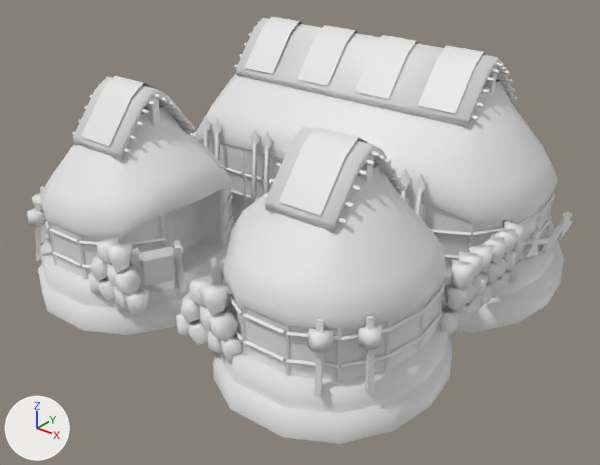
An edit to the COLLADA model art/meshes/structural/mapuche/barracks.dae, drawn before and after from the same camera.
One viewpoint serves both versions: a 50 mm camera at (21.0, -25.1, 16.7) aimed at (0.5, 0.6, 0.8). Lighting does not change. The marker at lower left points along +X, +Y and +Z. The first picture is the older version. Where no turn or scale is listed for an object, it has been applied to the vertices.

In view in the first picture: 'barracks'.
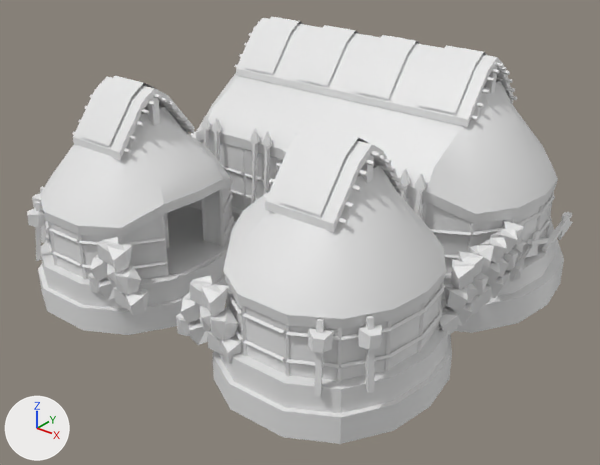
Where the newer file only moved an object's origin or applied its transform, the numbers keep the older frame.

Edits to the bpy script that builds the scene:
```text
Change me_esfera_6061:
    used by ob_barracks; location = (0.0, 0.0, 0.0)
    remove me_esfera_6061.from_pydata(...)  # 3109 vertices, 4478 faces; spans x -10.0..9.8, y -8.0..11.3, z -2.0..8.5
    add me_esfera_6061.from_pydata(...)  # 3139 vertices, 4702 faces; spans x -10.0..9.8, y -8.0..11.3, z -2.0..8.5
    me_esfera_6061 part 1: 12 loose pieces with 80 vertices, spanning x -2.2..2.2, y -6.9..-4.8, z -0.1..2.0, are deleted
    me_esfera_6061 part 2
    2 vertices are removed from x -3.1..3.1, y -3.4, z 0.2
    10 faces are deleted
    106 vertices are added at x -9.0..8.9, y -7.3..10.5, z 0.2..3.5
    6 new vertices lie (-1.0, 0.0, 0.0) away from vertices in x 3.1, y -5.2..-1.6, z 0.2..3.1
    330 new faces join them
```

Boxes [x1, y1, x2, y2] around the edits, measured in the pictures (600 x 465 px):
part 1 of me_esfera_6061, deleted: before [130, 240, 226, 307]
part 2 of me_esfera_6061, cut back (mostly hidden afterwards): before [164, 200, 204, 249]; after [186, 200, 202, 210]
